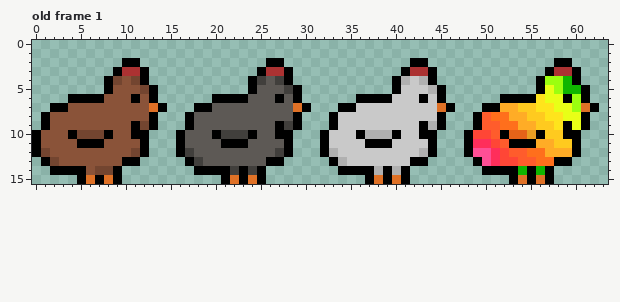
Edited in one commit: pixel-art file (assets/chickens.aseprite). The picture above is the old version.
64x16 pixels, 1 frame. Colours within 5 levels of each other are drawn and written as one. Shown: old frame 1. The commit also changed other frames, which this record leaves out.
Now the later version:
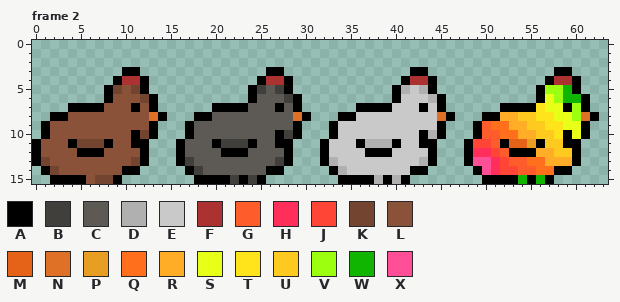
Palette (. is transparent): A #000000  B #413f3c  C #5d5955  D #b0b0b0  E #c9c9c9  F #ac3232  G #ff5c2c  H #ff2e5b  J #ff4636  K #734530  L #8a5339  M #e46319  N #df7126  P #e89d23  Q #ff6f1c  R #ffac26  S #e8ff17  T #ffe41c  U #ffca1f  V #9bff0f  W #0fb500  X #ff4f96
A new or re-ordered frame is compared with the old frame closest to it.
Difference:
frames 1 -> 3
Changed rows in their new state; - is an unchanged pixel.
Frame 2 is new; against old frame 1:
first column x 0:
 2 ----------..--------------..--------------..--------------..---
 3 ---------.AA.------------.AA.------------.AA.------------.AA.--
 4 --------.AFF------------.AFF------------.AFF------------.AFF---
 5 ---------K-KA.-----------B-BA.-----------D-DA.-----------V--A.-
 6 ----....A--LK-------....A--CB-------....A--ED-------....A-VWW--
 7 --..AAAA---A-A.---..AAAA---A-A.---..AAAA---A-A.---..AAAA-S-A-A.
 8 -.AA---------NA--.AA---------NA--.AA---------NA--.AAR-U-T-S-VNA
 9 -----------LL--------------CC--------------EE------Q-R-U-T-S---
10 .A--LLLLL---KA--.A--CCCCC---BA--.A--EEEEE---DA--.AG-QQRRU-T-SA-
11 ----AKKKA--A--------ABBBA--A--------ADDDA--A-----JJGAMMPAU-A---
12 -L---AAA---L-----C---AAA---C-----E---AAA---E-----HHJGAAAR-UU---
13 AKL-------LKA---ABC-------CBA---ADE-------EDA---AX---G-Q-RRRA--
14 -AKLLL-LLLAA-----ABCCCCCCCAA-----ADEEEEEEEAA-----AXHJJGGQQAA---
15 --AAA-LKK---------AAA-B-B---------AAA-D-D---------AAA-W-W------
